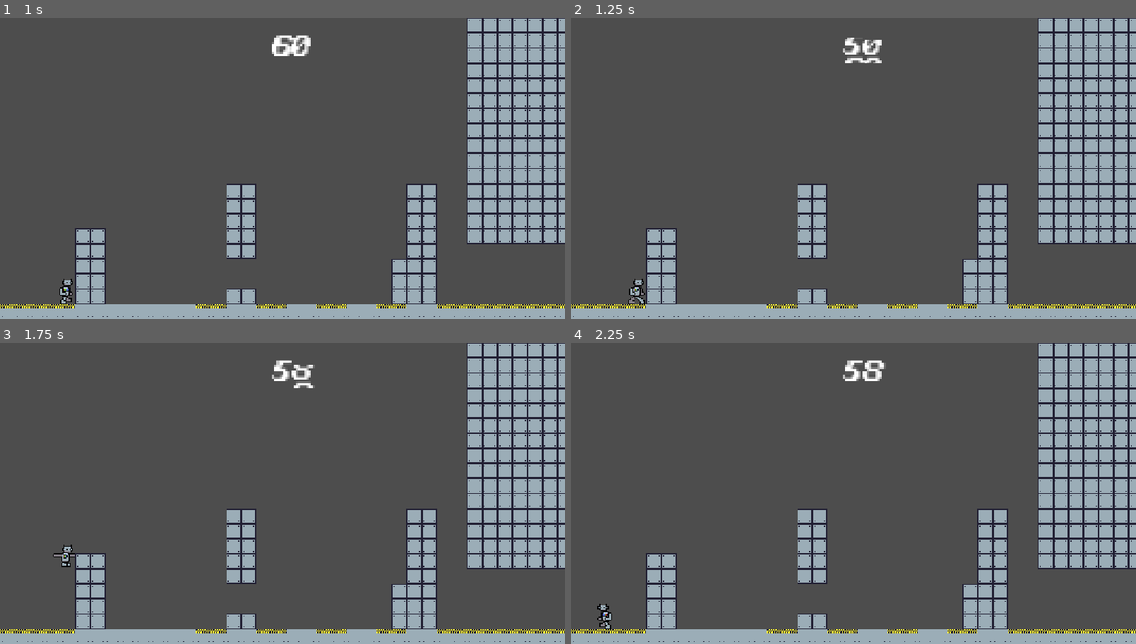
Above: before the commit, frames 1-4 (two rows, left to right).
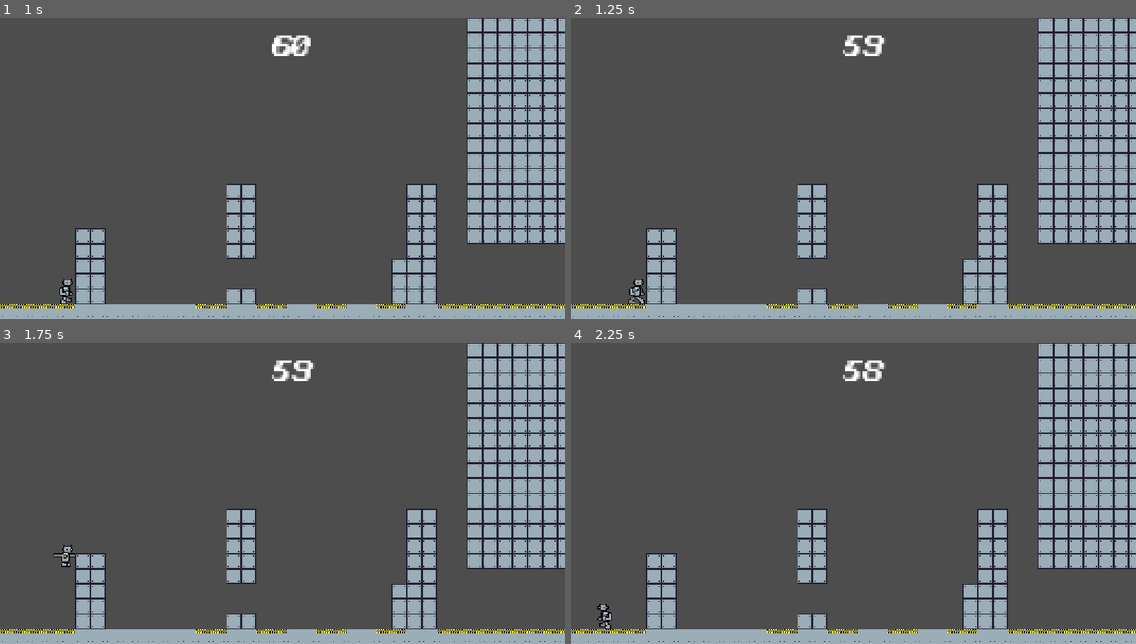
Above: after the commit, the same moments.

Repository: Gamnraa/GMTK2026
Game: Godot game, scene res://MainScene.tscn
Two runs of this game, one before a commit and one after it. Both use one fixed random seed, a clock stepped at 60 frames per second and the inputs below. The engine's default icon, where the game draws it, is replaced by a stand-in: a white triangle on a blue panel in a dark square.
Inputs:
- Up to frame 1 (1 s): tap Enter (ui_accept) at 0.5 s; hold D (right) from 0.53 s (still down); hold S (ground_pound) from 0.53 s (still down); tap Space (jump) at 0.77 s
- Up to frame 2 (1.25 s): keep holding D (right); keep holding S (ground_pound)
- Up to frame 3 (1.75 s): keep holding D (right); release S (ground_pound) at 1.28 s; tap S (ground_pound) at 1.35 s; tap Space (jump) at 1.52 s
- Up to frame 4 (2.25 s): release D (right) at 2.03 s; hold A (left) from 2.03 s (still down); hold S (ground_pound) from 2.03 s (still down)

Frame 1 is identical in both runs. In frame 2, 0.4% of the frame differs, in the area x 48-56%, y 5-15%; in frame 3, 0.2%; in frame 4, nothing differs.

Commit message:
Adopt max framerate

Diff:
--- a/gmtk-2026/Scripts/Countdown.gd
+++ b/gmtk-2026/Scripts/Countdown.gd
@@ -40,11 +40,11 @@
 	var offset = 0
 	var tween = get_tree().create_tween()
 	if second_place == "9":
-		offset = .10
-		tween.tween_property($Count/First, "offset_transform_position", Vector2(0, -18.475), .10)
-	tween.tween_property($Count/Second, "offset_transform_position", Vector2(0, -18.475), .15)
+		offset = .09
+		tween.tween_property($Count/First, "offset_transform_position", Vector2(0, -18.475), .07)
+	tween.tween_property($Count/Second, "offset_transform_position", Vector2(0, -18.475), .12)
 
-	await get_tree().create_timer(.16 + offset).timeout
+	await get_tree().create_timer(.14 + offset).timeout
 	tweening = false
 	update_vals()
 
@@ -52,11 +52,11 @@
 	var offset = 0
 	var tween = get_tree().create_tween()
 	if second_place == "0":
-		offset = .10
-		tween.tween_property($Count/First, "offset_transform_position", Vector2(0, 15.250), .10)
-	tween.tween_property($Count/Second, "offset_transform_position", Vector2(0, 15.250), .15)
+		offset = .09
+		tween.tween_property($Count/First, "offset_transform_position", Vector2(0, 15.250), .07)
+	tween.tween_property($Count/Second, "offset_transform_position", Vector2(0, 15.250), .12)
 
-	await get_tree().create_timer(.16 + offset).timeout
+	await get_tree().create_timer(.14 + offset).timeout
 	tweening = false
 	update_vals()
 
--- a/gmtk-2026/Scripts/Trap.gd
+++ b/gmtk-2026/Scripts/Trap.gd
@@ -23,7 +23,7 @@
 	$AnimatedSprite2D.scale = Vector2(0.8, 0.8)
 	var tween = get_tree().create_tween()
 	tween.tween_property($AnimatedSprite2D, "position", Vector2(0, -40), .15)
-	await get_tree().create_timer(.16).timeout
+	await get_tree().create_timer(.17).timeout
 	$AnimatedSprite2D.hide()
 	$AnimatedSprite2D.position = Vector2(0, 0)
 	await get_tree().create_timer(.5).timeout
--- a/gmtk-2026/project.godot
+++ b/gmtk-2026/project.godot
@@ -13,6 +13,7 @@
 config/name="GMTK2026"
 run/main_scene="uid://ba8kbp3jyfisk"
 config/features=PackedStringArray("4.7", "GL Compatibility")
+run/max_fps=60
 config/icon="res://icon.svg"
 
 [autoload]
